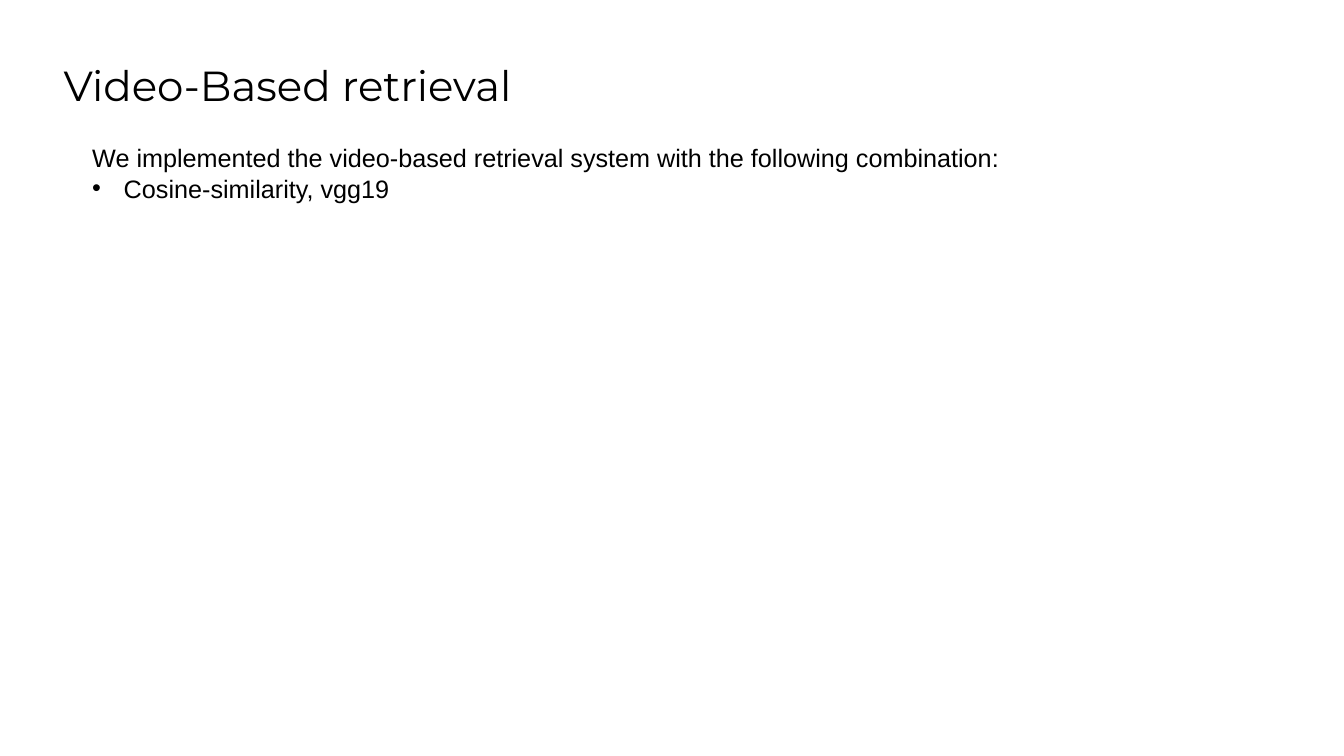
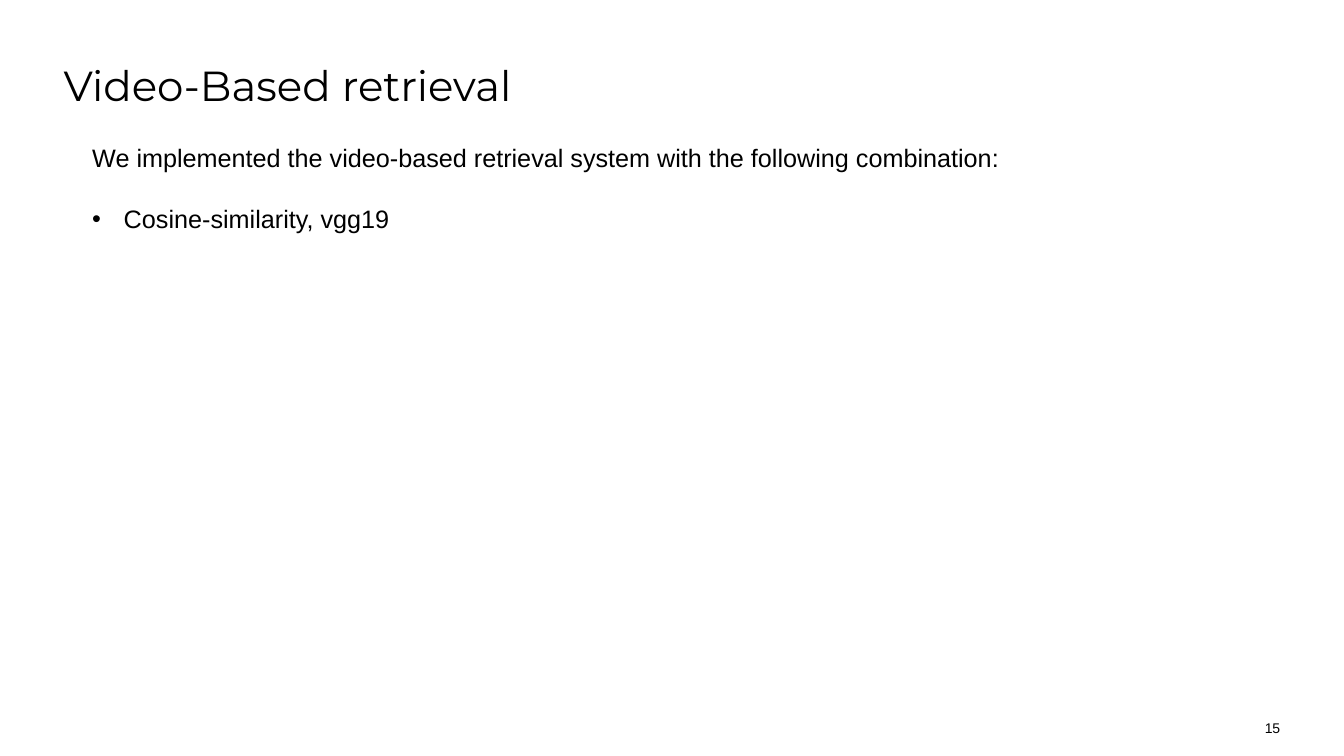
Before and after one commit to SaraCoolman/MMSR, a slide deck: slide 15 of project_3_team_E/Final Presentation.pptx. Drawn at 1344x756 pixels with LibreOffice and Linux fonts; fonts in the diff are those of the drawing; background and template pictures are left out. Boxes give left, top, right and bottom in pixels: in the first picture for what was removed or moved away, otherwise in the second. Text is boxed around its words. In the diff, an @@ line names an element or a change of style, - is before the commit and + after.

```diff
--- a/project_3_team_E/Final Presentation.pptx
+++ b/project_3_team_E/Final Presentation.pptx
@@ text "We implemented the video-based retrieval ..." rewrapped from [92,148,999,203] to [92,148,999,234] @@
@@ page number added at [1265,723,1281,733], 10 pt, text #000000 @@
+15
```
Also in this commit, not shown: 16 other slides changed.
